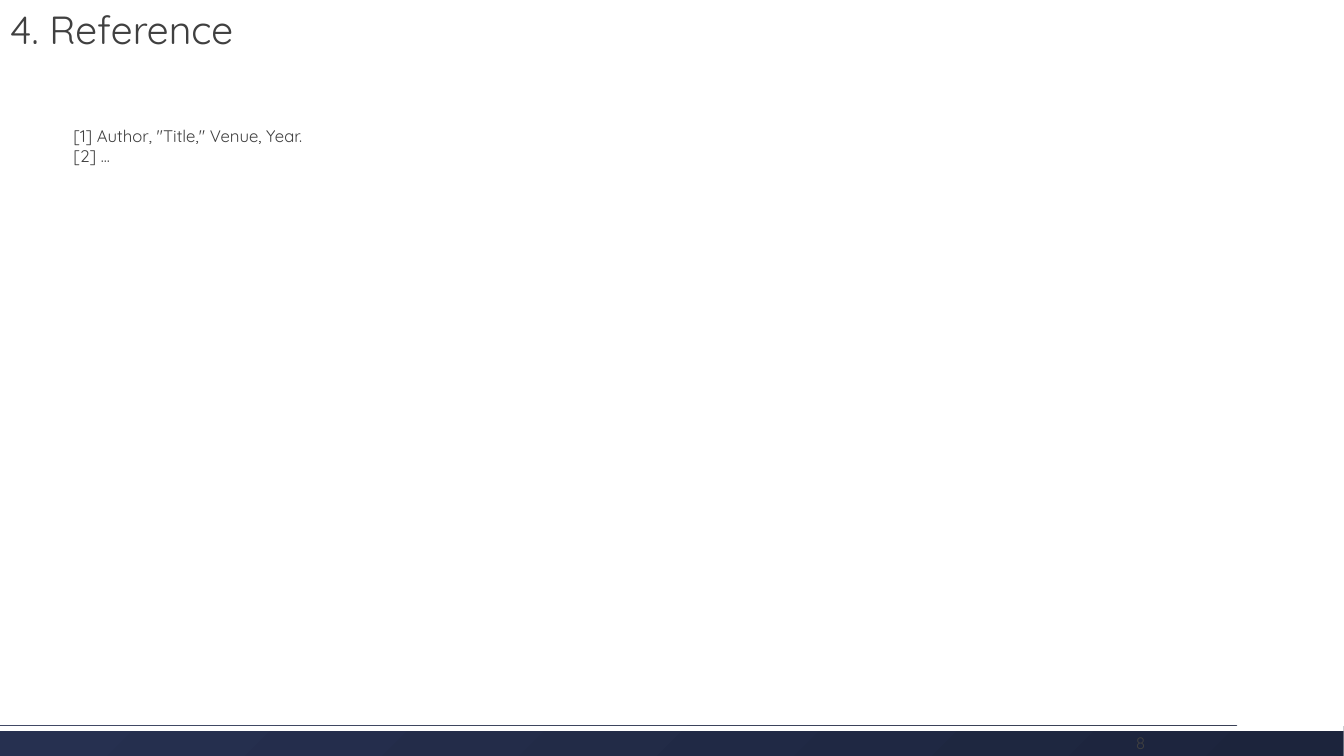
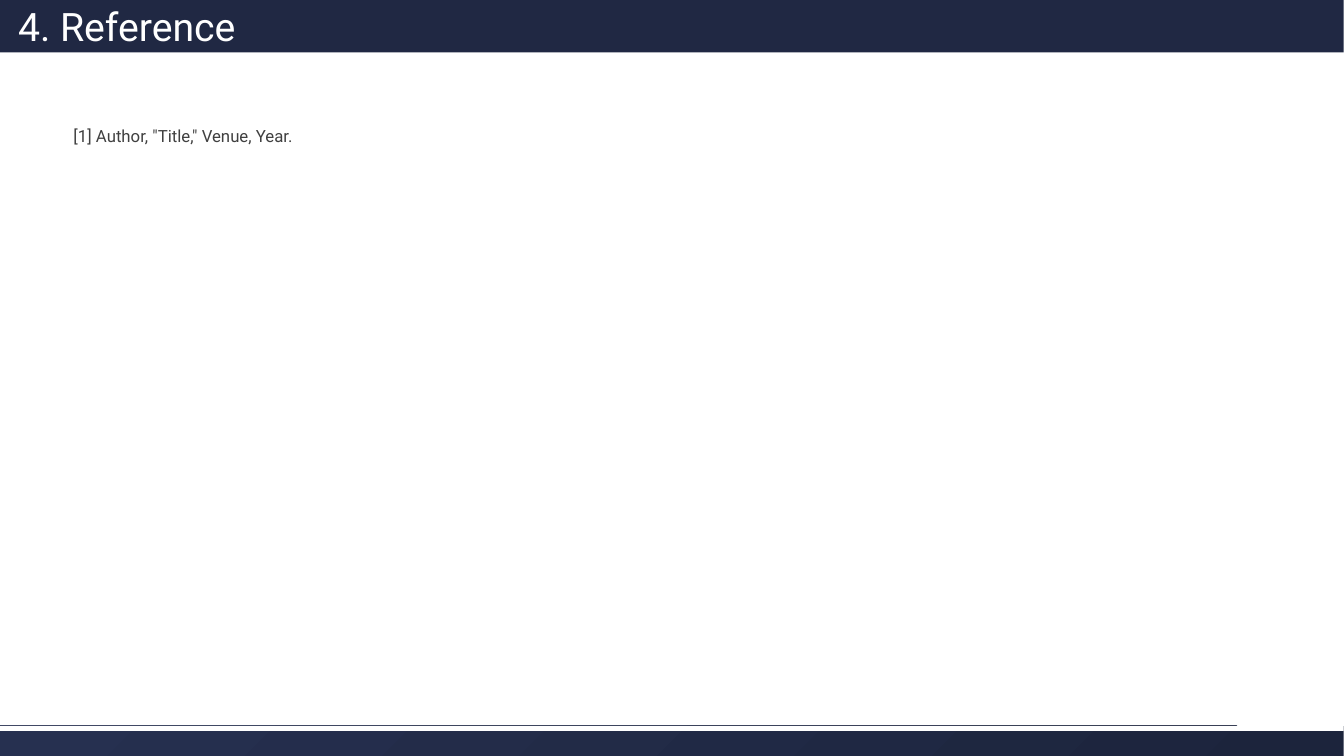
Before and after one commit to hjkim24/RADP, a slide deck: slide 8 of ppt/template/radp-progress-template.pptx. Drawn at 1344x756 pixels with LibreOffice and Linux fonts; fonts in the diff are those of the drawing. Boxes give left, top, right and bottom in pixels: in the first picture for what was removed or moved away, otherwise in the second. Text is boxed around its words. In the diff, an @@ line names an element or a change of style, - is before the commit and + after.

```diff
--- a/ppt/template/radp-progress-template.pptx
+++ b/ppt/template/radp-progress-template.pptx
@@ rectangle "4. Reference": place and size @@
-rectangle "4. Reference" at (10,15,233,45)
+rectangle "4. Reference" at (0,0,1344,52)
@@ rectangle "4. Reference" at (0,0,1344,52): font Quicksand to Roboto, text colour #404040 to #FFFFFF; fill none to #202843 @@
@@ text "[1] Author, "Title," Venue, Year." at (73,128,293,145): font Quicksand to Roboto @@
@@ text at (73,150,96,165): paragraph removed @@
-[2] ...
@@ text removed at (1136,730,1145,755) @@
-8
```
Also in this commit, not shown: 6 other slides changed, 1 slide added, 1 slide removed, 11 other files.
